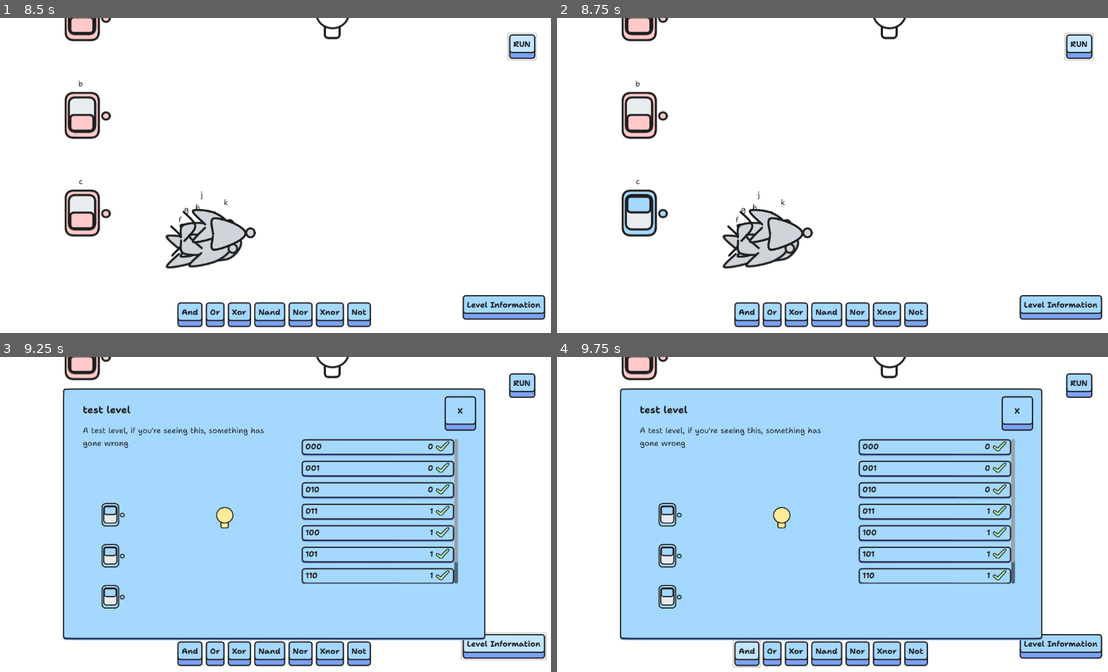
Above: before the commit, frames 1-4 (two rows, left to right).
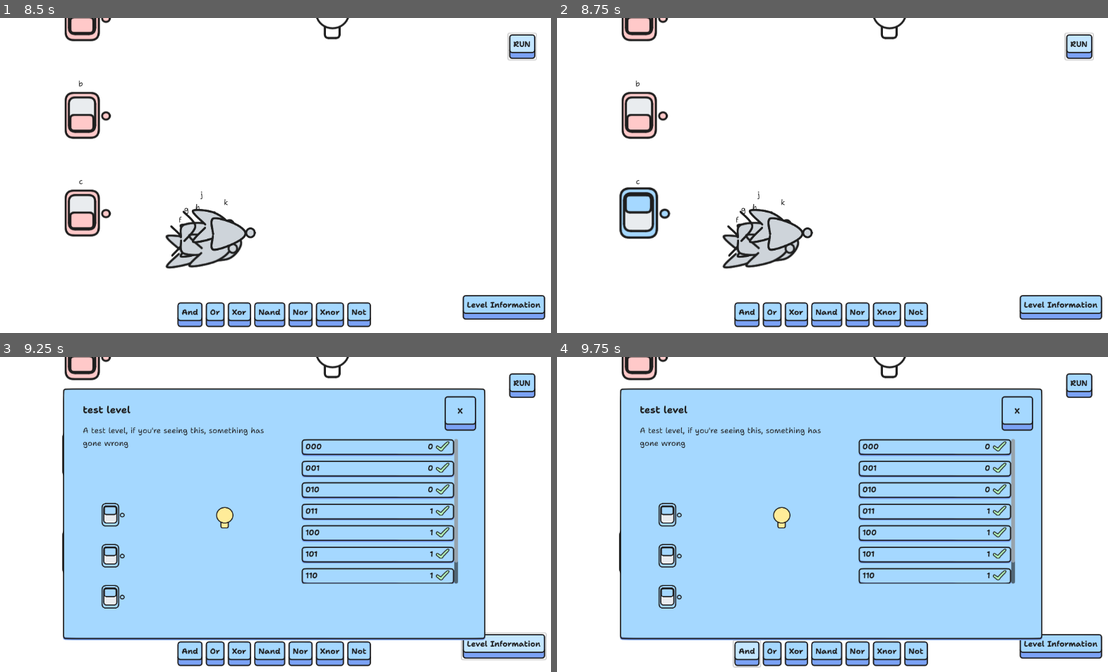
Above: after the commit, the same moments.

Repository: sininen-blue/logic-gate-tesseract
Game: Godot game, scene res://ui/title_page.tscn
Two runs of this game, one before a commit and one after it. Both use one fixed random seed, a clock stepped at 60 frames per second and the inputs below.
Inputs:
- Up to frame 1 (8.5 s): click "Play" at 0.5 s; click "Play" at 1.25 s; click "Play" at 2 s; click "And" at 2.75 s; click "Or" at 3.5 s; click "Xor" at 4.25 s; click "Nand" at 5 s; click "Nor" at 5.75 s; click "Xnor" at 6.5 s; click "Not" at 7.25 s; click "RUN" at 8 s
- Up to frame 2 (8.75 s): no input
- Up to frame 3 (9.25 s): click "Level Information" at 8.75 s
- Up to frame 4 (9.75 s): click "And" at 9.5 s

Frame 1 is identical in both runs. In frame 2, 0.7% of the frame differs, in the area x 11-21%, y 53-71%; in frame 3, less than 0.1%; in frame 4, less than 0.1%.

Commit message:
animations

Diff:
--- a/simulation/gate.gd
+++ b/simulation/gate.gd
@@ -4,6 +4,8 @@
 @export_enum("and", "or", "xor", "nand", "nor", "xnor", "not", "start", "end") var gate_type : String = "and"
 var value : int = 2:
 	set(new_value):
+		if new_value != value:
+			bump()
 		value = new_value
 		handle_textures(gate_type)
 var connections : Array[Connection]
